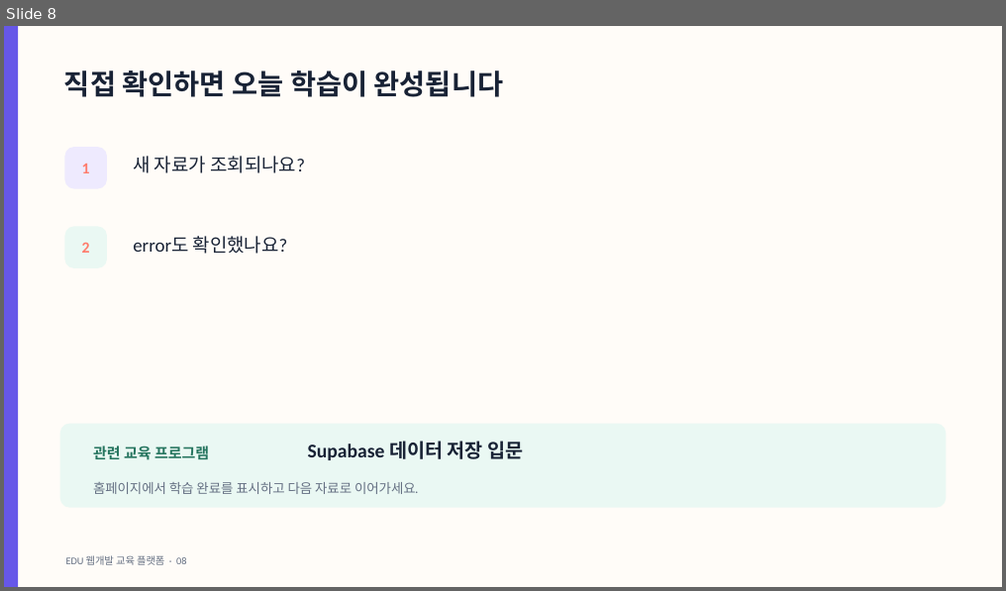
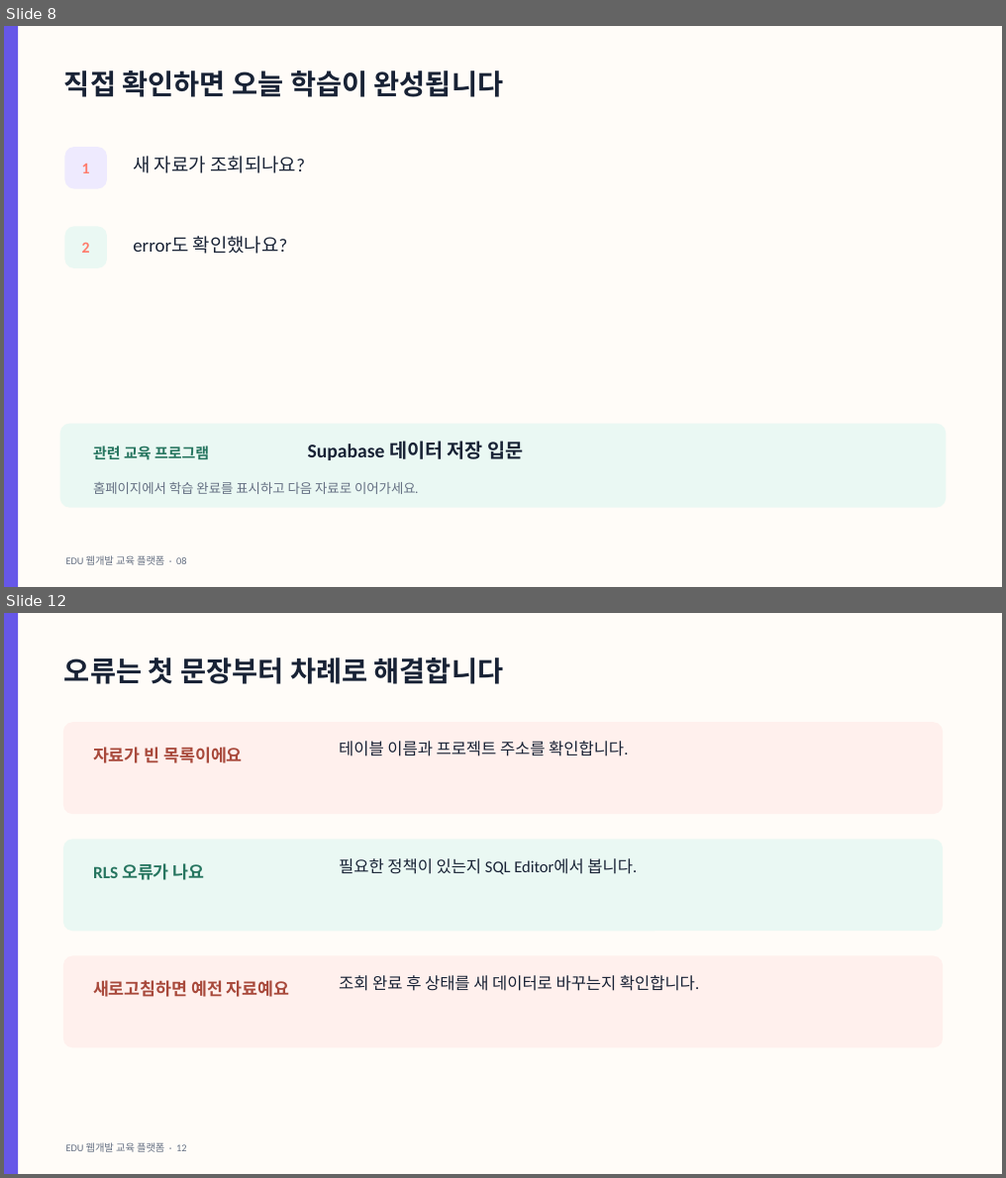
Before and after one commit to cursaman/edu, a slide deck: public/materials/database/supabase-crud.pptx. Shown one above the other, each under a label of ours: slide 8 before the commit, slides 8 and 12 after it; the slides between them are not shown. The pictures are 1006x591 and 1006x1178 pixels, drawn with LibreOffice and Linux fonts; fonts in the diff are those of the drawing. Boxes give left, top, right and bottom in pixels: in the first picture for what was removed or moved away, otherwise in the second. Text is boxed around its words. In the diff, an @@ line names an element or a change of style, - is before the commit and + after.

Commit message:
대표 교육자료 6개 심화 콘텐츠 보강

```diff
--- a/public/materials/database/supabase-crud.pptx
+++ b/public/materials/database/supabase-crud.pptx
@@ slide 12 added at (4,613,1002,1174), background #FFFCF8 @@
@@ rectangle added at (4,613,18,1174), fill #6657E8 @@
@@ text added at (64,658,503,684), 27 pt, text #182235, bold @@
+오류는 첫 문장부터 차례로 해결합니다
@@ rounded rectangle added at (63,722,943,814), fill #FFF0ED @@
@@ text added at (93,747,242,763), 16.5 pt, text #A8493B, bold @@
+자료가 빈 목록이에요
@@ text added at (339,741,628,757), 15.8 pt, text #182235 @@
+테이블 이름과 프로젝트 주소를 확인합니다.
@@ rounded rectangle added at (63,839,943,931), fill #EAF8F3 @@
@@ text added at (93,863,205,880), 16.5 pt, text #26755F, bold @@
+RLS 오류가 나요
@@ text added at (339,859,637,874), 15.8 pt, text #182235 @@
+필요한 정책이 있는지 SQL Editor에서 봅니다.
@@ rounded rectangle added at (63,956,943,1048), fill #FFF0ED @@
@@ text added at (93,980,290,997), 16.5 pt, text #A8493B, bold @@
+새로고침하면 예전 자료예요
@@ text added at (339,975,699,991), 15.8 pt, text #182235 @@
+조회 완료 후 상태를 새 데이터로 바꾸는지 확인합니다.
@@ text added at (66,1143,186,1153), 9.8 pt, text #657083 @@
+EDU 웹개발 교육 플랫폼 · 12
```
Also in this commit, not shown: 6 other slides added, 17 other files.
